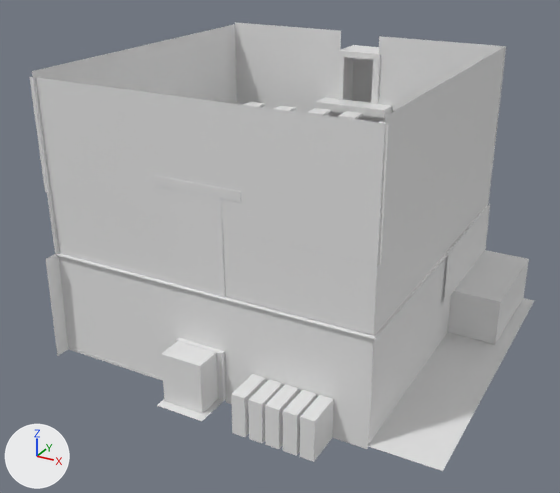
The Blender file Models/Jimmy No stairs.blend as it was, and as the next commit left it.
Both versions are drawn from a camera (50 mm lens) standing at (20.1, -37.4, 23.3) and looking at (0.0, -1.0, 5.2). Every picture has the same lights, and +X, +Y and +Z are marked at lower left.

The first picture shows 'Plane.029_Plane.020', 'Plane.029_Plane.043', 'Plane.029_Plane.136', 'Plane.029_Plane.138', 'Stairwell_Walls_Plane.029_Plane.002', 'Walls_Plane.029_Plane.001'.
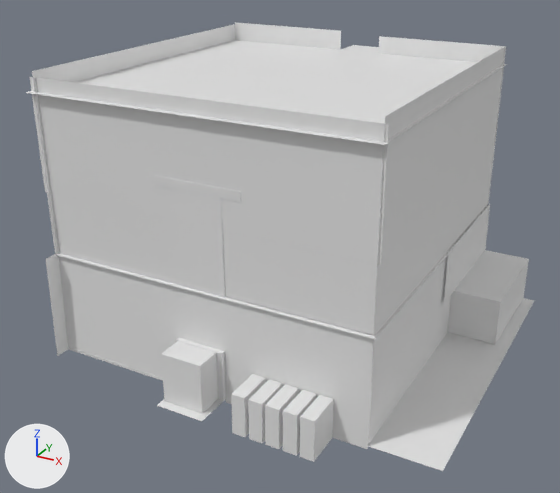
What differs and where, as boxes [x1, y1, x2, y2] in the pictures (560 x 493 px):
'Ceiling_Plane.029_Plane.000', shown: after [26, 40, 507, 145]
'Stairwell_Walls_Plane.029_Plane.002', unchanged, covered by the edit: before [344, 46, 373, 103]

The change, as a diff of the scene's bpy script:
```diff
--- a/Models/Jimmy No stairs.blend.py
+++ b/Models/Jimmy No stairs.blend.py
@@ ob_ceiling_plane_029_plane_000 @@
 ob_ceiling_plane_029_plane_000.rotation_euler = (1.571, 0.0, 0.0)  # degrees (90, 0, 0)
-ob_ceiling_plane_029_plane_000.hide_set(True)
```
